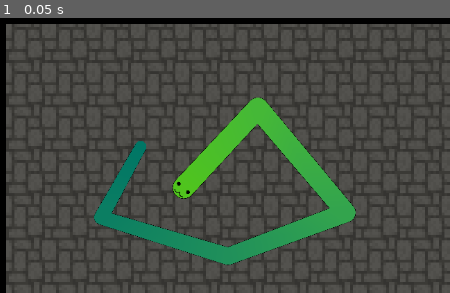
Above: before the commit, frame 1.
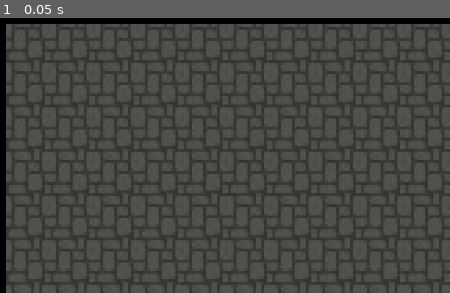
Above: after the commit, the same moment.

Repository: ClementOlv99/IHM_Python
Game: Godot game, scene res://main.tscn
Two runs of this game, one before a commit and one after it. Both use one fixed random seed, a clock stepped at 60 frames per second and the inputs below.
Inputs:
- Up to frame 1 (0.05 s): no input

The runs differ from the first frame. In frame 1, 8.9% of the frame differs, in the area x 20-80%, y 28-90%.
Error before the commit: Parse Error: Identifier "direction" not declared in the current scope. (res://scripts/snake_layer.gd:37)

Commit message:
Layout receive system + Snake array
immense

Diff:
--- a/Affichage/src/main.tscn
+++ b/Affichage/src/main.tscn
@@ -1,17 +1,20 @@
-[gd_scene load_steps=7 format=4 uid="uid://dwiaawhgw8ius"]
+[gd_scene load_steps=12 format=4 uid="uid://dwiaawhgw8ius"]
 
 [ext_resource type="PackedScene" uid="uid://cset8p2j400bw" path="res://snake.tscn" id="1_0xm2m"]
 [ext_resource type="Script" uid="uid://b5ckimndkpkye" path="res://scripts/main.gd" id="1_h2yge"]
 [ext_resource type="Texture2D" uid="uid://duvl4nipx6ypm" path="res://assets/test_tiles.png" id="1_ig7tw"]
+[ext_resource type="Script" uid="uid://br3t0dvj85ia3" path="res://scripts/base_layer.gd" id="3_7mycd"]
+[ext_resource type="Script" uid="uid://daavpwdehx8eo" path="res://scripts/item_layer.gd" id="3_lquwl"]
 [ext_resource type="Script" uid="uid://bb2yyknqwfwne" path="res://addons/godottpd/http_server.gd" id="4_1bvp3"]
+[ext_resource type="Texture2D" uid="uid://c7rt8gu0meqm7" path="res://assets/items.png" id="4_272bh"]
 
 [sub_resource type="TileSetAtlasSource" id="TileSetAtlasSource_ig7tw"]
 resource_name = "Base"
 texture = ExtResource("1_ig7tw")
 texture_region_size = Vector2i(64, 64)
 0:0/0 = 0
+1:0/next_alternative_id = 3
 1:0/0 = 0
-2:0/0 = 0
 3:0/0 = 0
 4:0/0 = 0
 5:0/0 = 0
@@ -72,20 +75,170 @@
 12:3/0 = 0
 13:3/0 = 0
 14:3/0 = 0
+2:0/next_alternative_id = 2
+2:0/0 = 0
 
 [sub_resource type="TileSet" id="TileSet_h2yge"]
 tile_size = Vector2i(64, 64)
 sources/2 = SubResource("TileSetAtlasSource_ig7tw")
 
+[sub_resource type="TileSetAtlasSource" id="TileSetAtlasSource_5vw27"]
+texture = ExtResource("4_272bh")
+texture_region_size = Vector2i(64, 64)
+0:0/animation_columns = 64
+0:0/animation_speed = 20.0
+0:0/animation_mode = 1
+0:0/animation_frame_0/duration = 1.0
+0:0/animation_frame_1/duration = 1.0
+0:0/animation_frame_2/duration = 1.0
+0:0/animation_frame_3/duration = 1.0
+0:0/animation_frame_4/duration = 1.0
+0:0/animation_frame_5/duration = 1.0
+0:0/animation_frame_6/duration = 1.0
+0:0/animation_frame_7/duration = 1.0
+0:0/animation_frame_8/duration = 1.0
+0:0/animation_frame_9/duration = 1.0
+0:0/animation_frame_10/duration = 1.0
+0:0/animation_frame_11/duration = 1.0
+0:0/animation_frame_12/duration = 1.0
+0:0/animation_frame_13/duration = 1.0
+0:0/animation_frame_14/duration = 1.0
+0:0/animation_frame_15/duration = 1.0
+0:0/animation_frame_16/duration = 1.0
+0:0/animation_frame_17/duration = 1.0
+0:0/animation_frame_18/duration = 1.0
+0:0/animation_frame_19/duration = 1.0
+0:0/animation_frame_20/duration = 1.0
+0:0/animation_frame_21/duration = 1.0
+0:0/animation_frame_22/duration = 1.0
+0:0/animation_frame_23/duration = 1.0
+0:0/animation_frame_24/duration = 1.0
+0:0/animation_frame_25/duration = 1.0
+0:0/animation_frame_26/duration = 1.0
+0:0/animation_frame_27/duration = 1.0
+0:0/animation_frame_28/duration = 1.0
+0:0/animation_frame_29/duration = 1.0
+0:0/animation_frame_30/duration = 1.0
+0:0/animation_frame_31/duration = 1.0
+0:0/animation_frame_32/duration = 1.0
+0:0/animation_frame_33/duration = 1.0
+0:0/animation_frame_34/duration = 1.0
+0:0/animation_frame_35/duration = 1.0
+0:0/animation_frame_36/duration = 1.0
+0:0/animation_frame_37/duration = 1.0
+0:0/animation_frame_38/duration = 1.0
+0:0/animation_frame_39/duration = 1.0
+0:0/animation_frame_40/duration = 1.0
+0:0/animation_frame_41/duration = 1.0
+0:0/animation_frame_42/duration = 1.0
+0:0/animation_frame_43/duration = 1.0
+0:0/animation_frame_44/duration = 1.0
+0:0/animation_frame_45/duration = 1.0
+0:0/animation_frame_46/duration = 1.0
+0:0/animation_frame_47/duration = 1.0
+0:0/animation_frame_48/duration = 1.0
+0:0/animation_frame_49/duration = 1.0
+0:0/animation_frame_50/duration = 1.0
+0:0/animation_frame_51/duration = 1.0
+0:0/animation_frame_52/duration = 1.0
+0:0/animation_frame_53/duration = 1.0
+0:0/animation_frame_54/duration = 1.0
+0:0/animation_frame_55/duration = 1.0
+0:0/animation_frame_56/duration = 1.0
+0:0/animation_frame_57/duration = 1.0
+0:0/animation_frame_58/duration = 1.0
+0:0/animation_frame_59/duration = 1.0
+0:0/animation_frame_60/duration = 1.0
+0:0/animation_frame_61/duration = 1.0
+0:0/animation_frame_62/duration = 1.0
+0:0/animation_frame_63/duration = 1.0
+0:0/0 = 0
+0:1/animation_columns = 64
+0:1/animation_speed = 20.0
+0:1/animation_mode = 1
+0:1/animation_frame_0/duration = 1.0
+0:1/animation_frame_1/duration = 1.0
+0:1/animation_frame_2/duration = 1.0
+0:1/animation_frame_3/duration = 1.0
+0:1/animation_frame_4/duration = 1.0
+0:1/animation_frame_5/duration = 1.0
+0:1/animation_frame_6/duration = 1.0
+0:1/animation_frame_7/duration = 1.0
+0:1/animation_frame_8/duration = 1.0
+0:1/animation_frame_9/duration = 1.0
+0:1/animation_frame_10/duration = 1.0
+0:1/animation_frame_11/duration = 1.0
+0:1/animation_frame_12/duration = 1.0
+0:1/animation_frame_13/duration = 1.0
+0:1/animation_frame_14/duration = 1.0
+0:1/animation_frame_15/duration = 1.0
+0:1/animation_frame_16/duration = 1.0
+0:1/animation_frame_17/duration = 1.0
+0:1/animation_frame_18/duration = 1.0
+0:1/animation_frame_19/duration = 1.0
+0:1/animation_frame_20/duration = 1.0
+0:1/animation_frame_21/duration = 1.0
+0:1/animation_frame_22/duration = 1.0
+0:1/animation_frame_23/duration = 1.0
+0:1/animation_frame_24/duration = 1.0
+0:1/animation_frame_25/duration = 1.0
+0:1/animation_frame_26/duration = 1.0
+0:1/animation_frame_27/duration = 1.0
+0:1/animation_frame_28/duration = 1.0
+0:1/animation_frame_29/duration = 1.0
+0:1/animation_frame_30/duration = 1.0
+0:1/animation_frame_31/duration = 1.0
+0:1/animation_frame_32/duration = 1.0
+0:1/animation_frame_33/duration = 1.0
+0:1/animation_frame_34/duration = 1.0
+0:1/animation_frame_35/duration = 1.0
+0:1/animation_frame_36/duration = 1.0
+0:1/animation_frame_37/duration = 1.0
+0:1/animation_frame_38/duration = 1.0
+0:1/animation_frame_39/duration = 1.0
+0:1/animation_frame_40/duration = 1.0
+0:1/animation_frame_41/duration = 1.0
+0:1/animation_frame_42/duration = 1.0
+0:1/animation_frame_43/duration = 1.0
+0:1/animation_frame_44/duration = 1.0
+0:1/animation_frame_45/duration = 1.0
+0:1/animation_frame_46/duration = 1.0
+0:1/animation_frame_47/duration = 1.0
+0:1/animation_frame_48/duration = 1.0
+0:1/animation_frame_49/duration = 1.0
+0:1/animation_frame_50/duration = 1.0
+0:1/animation_frame_51/duration = 1.0
+0:1/animation_frame_52/duration = 1.0
+0:1/animation_frame_53/duration = 1.0
+0:1/animation_frame_54/duration = 1.0
+0:1/animation_frame_55/duration = 1.0
+0:1/animation_frame_56/duration = 1.0
+0:1/animation_frame_57/duration = 1.0
+0:1/animation_frame_58/duration = 1.0
+0:1/animation_frame_59/duration = 1.0
+0:1/animation_frame_60/duration = 1.0
+0:1/animation_frame_61/duration = 1.0
+0:1/animation_frame_62/duration = 1.0
+0:1/animation_frame_63/duration = 1.0
+0:1/0 = 0
+
+[sub_resource type="TileSet" id="TileSet_kek77"]
+tile_size = Vector2i(64, 64)
+sources/2 = SubResource("TileSetAtlasSource_5vw27")
+
 [node name="Main" type="Node2D"]
 script = ExtResource("1_h2yge")
+cycle_duration = null
 
 [node name="BaseLayer" type="TileMapLayer" parent="."]
 tile_map_data = PackedByteArray("AAAAAAAAAgAGAAIAAAABAAAAAgAGAAIAAAABAAEAAgAGAAIAAAACAAEAAgAGAAIAAAADAAEAAgAGAAIAAAAEAA …(4080 unchanged characters)…
 tile_set = SubResource("TileSet_h2yge")
 rendering_quadrant_size = 64
+script = ExtResource("3_7mycd")
 
 [node name="ItemLayer" type="TileMapLayer" parent="."]
+tile_set = SubResource("TileSet_kek77")
+script = ExtResource("3_lquwl")
 
 [node name="SnakeLayer" parent="." instance=ExtResource("1_0xm2m")]
 
--- /dev/null
+++ b/Affichage/src/scripts/base_layer.gd
@@ -0,0 +1,22 @@
+extends TileMapLayer
+class_name BaseLayer
+
+func change_layout(new_layout:Array[Array]) -> void:
+	for x in len(new_layout) :
+		for y in len(new_layout[x]) :
+			var cell_pos := Vector2i(x, y)
+			match new_layout[x][y] :
+				0 : # Floor (1,0)
+					set_cell(cell_pos, 0, Vector2i(1, 0))
+				1 : # Wall (4,0)
+					set_cell(cell_pos, 0, Vector2i(4, 0))
+				2 : # Start (7,0)
+					set_cell(cell_pos, 0, Vector2i(7, 0))
+				3 : # Down stairs (8,0)
+					set_cell(cell_pos, 0, Vector2i(8, 0))
+				4 : # Apple, managed by itemlayer, put floor here
+					set_cell(cell_pos, 0, Vector2i(1, 0))
+				5 : # Trap, managed by itemlayer, put floor here
+					set_cell(cell_pos, 0, Vector2i(1, 0))
+				_ : # Void (0,0)
+					set_cell(cell_pos, 0, Vector2i(0, 0))
--- /dev/null
+++ b/Affichage/src/scripts/game_data_router.gd
@@ -0,0 +1,61 @@
+## Custom HTTP Router for receiving game data as JSON
+##
+## This router handles POST requests containing game state data (level layout,
+## snake position, items, etc.) and parses JSON into a dictionary for processing.
+##
+## Usage:
+## [codeblock]
+## var router = GameDataRouter.new("/game_data")
+## router.data_received.connect(_on_game_data_received)
+## server.register_router(router)
+##
+## func _on_game_data_received(data: Dictionary) -> void:
+##     # Process the game data dictionary
+##     if data.has("snake_position"):
+##         update_snake(data["snake_position"])
+## [/codeblock]
+class_name GameDataRouter
+extends HttpRouter
+
+## Emitted when valid JSON game data is received
+signal data_received(data: Dictionary)
+
+## Creates a GameDataRouter instance
+## [br]
+## [br][param endpoint_path] - The HTTP endpoint path (e.g., "/game_data")
+func _init(endpoint_path: String = "/game_data") -> void:
+	super._init(endpoint_path, {
+		'post': _handle_post_request
+	})
+
+## Handles POST requests with JSON game data
+func _handle_post_request(request: HttpRequest, response: HttpResponse) -> bool:
+	var body = request.body
+
+	if body.is_empty():
+		response.send(400, "Empty request body")
+		return true
+
+	# Parse JSON from request body
+	var json = JSON.new()
+	var error = json.parse(body)
+
+	if error != OK:
+		var error_msg = "JSON Parse Error at line %d: %s" % [json.get_error_line(), json.get_error_message()]
+		push_error(error_msg)
+		response.send(400, error_msg)
+		return true
+
+	var data = json.get_data()
+
+	# Ensure parsed data is a dictionary
+	if not data is Dictionary:
+		response.send(400, "Expected JSON object, got " + str(typeof(data)))
+		return true
+
+	# Emit signal with parsed dictionary
+	data_received.emit(data)
+
+	# Send success response
+	response.send(200, "Data received successfully")
+	return true
--- /dev/null
+++ b/Affichage/src/scripts/item_layer.gd
@@ -0,0 +1,31 @@
+extends TileMapLayer
+class_name ItemLayer
+
+func change_layout(new_layout:Array[Array]) -> void:
+	for x in len(new_layout) :
+		for y in len(new_layout[x]) :
+			var cell_pos := Vector2i(x, y)
+			var current_atlas := get_cell_atlas_coords(cell_pos)
+
+			match new_layout[x][y] :
+				0 : # Floor, ignore
+					if current_atlas != Vector2i(-1, -1):  # Only erase if cell exists
+						erase_cell(cell_pos)
+				1 : # Wall, ignore
+					if current_atlas != Vector2i(-1, -1):
+						erase_cell(cell_pos)
+				2 : # Start, ignore
+					if current_atlas != Vector2i(-1, -1):
+						erase_cell(cell_pos)
+				3 : # Down stairs, ignore
+					if current_atlas != Vector2i(-1, -1):
+						erase_cell(cell_pos)
+				4 : # Apple (0,0)
+					if current_atlas != Vector2i(0, 0):  # Only set if different
+						set_cell(cell_pos, 0, Vector2i(0, 0))
+				5 : # Trap (0,1)
+					if current_atlas != Vector2i(0, 1):  # Only set if different
+						set_cell(cell_pos, 0, Vector2i(0, 1))
+				_ : # Void, ignore
+					if current_atlas != Vector2i(-1, -1):
+						erase_cell(cell_pos)
--- a/Affichage/src/scripts/main.gd
+++ b/Affichage/src/scripts/main.gd
@@ -1,8 +1,8 @@
 extends Node2D
 
 @onready var snakeLayer : SnakeLayer = $SnakeLayer
-@onready var itemLayer : TileMapLayer = $ItemLayer
-@onready var baseLayer : TileMapLayer = $BaseLayer
+@onready var itemLayer : ItemLayer = $ItemLayer
+@onready var baseLayer : BaseLayer = $BaseLayer
 
 @onready var server : HttpServer = $HttpServer
 
@@ -14,6 +14,22 @@
 
 	# On iniitialise le snake
 	snakeLayer.initialise()
+
+	# Create and register the game data router
+	var game_router = GameDataRouter.new()
+	game_router.data_received.connect(_on_game_data_received)
+	server.register_router(game_router)
+
+# Handler function
+func _on_game_data_received(data: Dictionary) -> void:
+	# The data is already parsed as a dictionary
+	if data.has("snake"):
+		snake_array_changed(data["snake"])
+	if data.has("layout"):
+		layout_changed(data["layout"])
+		items_changed(data["layout"])
+	if data.has("cycle_duration"):
+		cycle_duration_changed(data["cycle_duration"])
 
 
 # Gestion des inputs HTTP - fonctions appelées par le serveur HTTP
@@ -28,5 +44,5 @@
 func layout_changed(new_layout: Array[Array]) -> void:
 	baseLayer.change_layout(new_layout)
 
-func items_changed(new_items: Array[Array]) -> void:
-	itemLayer.change_items(new_items)
+func items_changed(new_layout: Array[Array]) -> void:
+	itemLayer.change_layout(new_layout)
--- a/Affichage/src/scripts/snake_layer.gd
+++ b/Affichage/src/scripts/snake_layer.gd
@@ -1,54 +1,34 @@
-extends TileMapLayer
+extends Node2D
 class_name SnakeLayer
 
 var cycle_duration : float
-var cycle_timer : Timer
 
 @onready var camera : Camera2D = $Camera2D
 @onready var line2D : Line2D = $Line2D
 
-
-## Current position of the head in the grid
-var head_grid_pos : Vector2i = Vector2i(0,0)
-var snake_array : Array[Vector2i] = []
-
-## Camera positions (internal)
-
-## Start position of the camera at the current cycle
-## DEPRECATED
-#var cam_start_pos : Vector2i = Vector2i(0,0)
-#var cam_end_pos : Vector2i = Vector2i(0,0)
-#var camera_tween : Tween
+## Snake positions in grid space (head at index 0, tail at end)
+var snake_array : Array[Vector2i] = []:
+	set(value):
+		snake_array = value
+		update_snake_visuals()
 
 func initialise() -> Error :
-	#camera.position_smoothing_speed = 64/cycle_duration
-
-	cycle_timer = Timer.new()
-	self.add_child(cycle_timer)
-	cycle_timer.one_shot = false
-	cycle_timer.wait_time = cycle_duration
-	cycle_timer.start()
-	cycle_timer.timeout.connect(cycle)
-	cycle()
-
+	# Initialize with empty snake
+	line2D.clear_points()
 	return OK
 
-func cycle() -> Error :
-	head_grid_pos += direction
-	$TestSprite.position = head_grid_pos*64 + Vector2i(32,32)
-	camera.global_position = head_grid_pos*64 + Vector2i(32,32)
-	return OK
+## Updates Line2D and camera based on current snake_array
+func update_snake_visuals() -> void:
+	if snake_array.is_empty():
+		line2D.clear_points()
+		return
 
-func _input(event:InputEvent) -> void :
-	if event.is_action_pressed("ui_left") :
-		direction = Vector2i.LEFT
-		$TestSprite.rotation_degrees = -90
-	if event.is_action_pressed("ui_right") :
-		direction = Vector2i.RIGHT
-		$TestSprite.rotation_degrees = 90
-	if event.is_action_pressed("ui_up") :
-		direction = Vector2i.UP
-		$TestSprite.rotation_degrees = 0
-	if event.is_action_pressed("ui_down") :
-		direction = Vector2i.DOWN
-		$TestSprite.rotation_degrees = 180
+	# Update Line2D points - convert grid positions to world positions
+	line2D.clear_points()
+	for grid_pos in snake_array:
+		var world_pos : Vector2 = Vector2(grid_pos * 64 + Vector2i(32, 32))
+		line2D.add_point(world_pos)
+
+	# Update camera to follow head (first position in array)
+	var head_world_pos : Vector2 = Vector2(snake_array[0] * 64 + Vector2i(32, 32))
+	camera.global_position = head_world_pos
--- a/Affichage/src/snake.tscn
+++ b/Affichage/src/snake.tscn
@@ -12,7 +12,7 @@
 interpolation_color_space = 2
 colors = PackedColorArray(0.31184998, 0.77, 0.11549998, 1, 0, 0.4634971, 0.39603823, 1)
 
-[node name="SnakeLayer" type="TileMapLayer"]
+[node name="SnakeLayer" type="Node2D"]
 script = ExtResource("1_baghe")
 
 [node name="Camera2D" type="Camera2D" parent="."]
Binary file added: Affichage/src/assets/items.png
Not shown, added: Affichage/src/assets/items.png.import
Not shown, added: Affichage/src/scripts/base_layer.gd.uid
Not shown, added: Affichage/src/scripts/game_data_router.gd.uid
Not shown, added: Affichage/src/scripts/item_layer.gd.uid
Not shown, changed: Affichage/src/README.md
